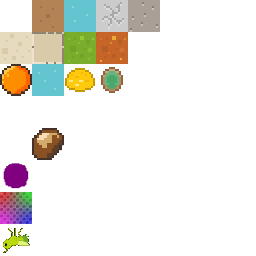
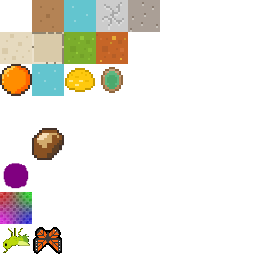
Revision of a layered (256, 256) image; what changed, layer by layer:
added layer "Pasted Layer" above "Background" over [33, 227, 62, 254]
